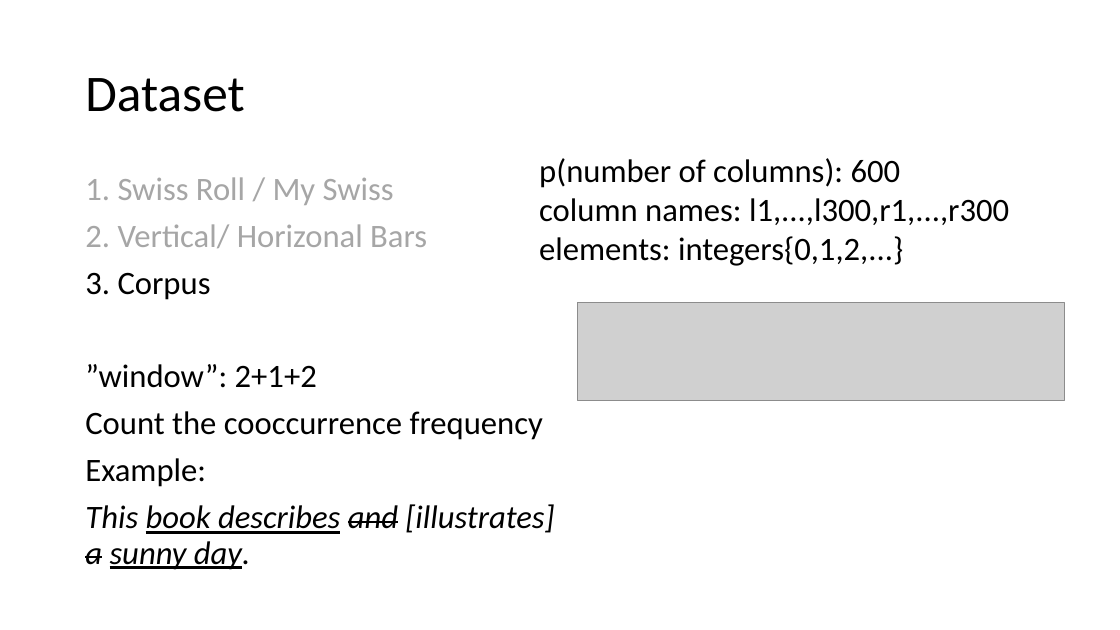
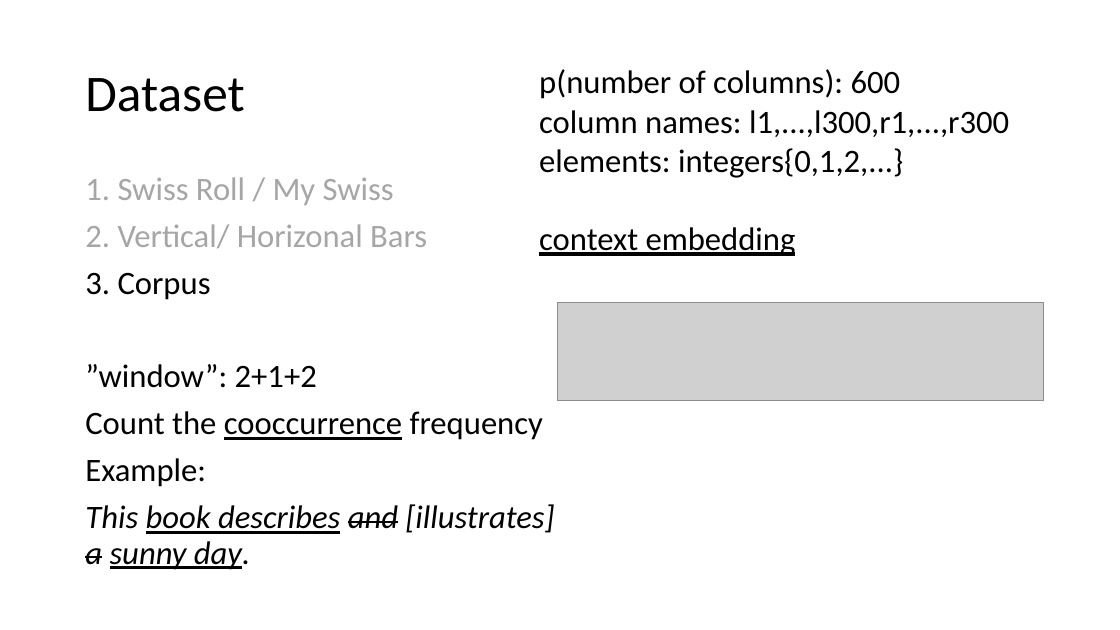
Before and after one commit to Red-Brickk/24Spring-MultivariatePJ-Laplacian_Eigenmap, a slide deck: slide 6 of Weekly Meeting/0415Meeting.pptx. Drawn at 1120x630 pixels with LibreOffice and Linux fonts; fonts in the diff are those of the drawing; grey boxes stand for pictures. Boxes give left, top, right and bottom in pixels: in the first picture for what was removed or moved away, otherwise in the second. Text is boxed around its words. In the diff, an @@ line names an element or a change of style, - is before the commit and + after.

```diff
--- a/Weekly Meeting/0415Meeting.pptx
+++ b/Weekly Meeting/0415Meeting.pptx
@@ text "p(number of columns): 600" moved from (x1=539, y1=158, x2=1009, y2=266) to (x1=539, y1=69, x2=1009, y2=256) @@
@@ text at (x1=539, y1=227, x2=796, y2=256): paragraph added @@
+context embedding
@@ picture moved from (x1=578, y1=303, x2=1065, y2=402) to (x1=557, y1=303, x2=1044, y2=402) @@
@@ text at (x1=85, y1=411, x2=543, y2=440): underline on in "cooccurrence" @@
```
Also in this commit, not shown: 5 other slides changed, 1 other file.
